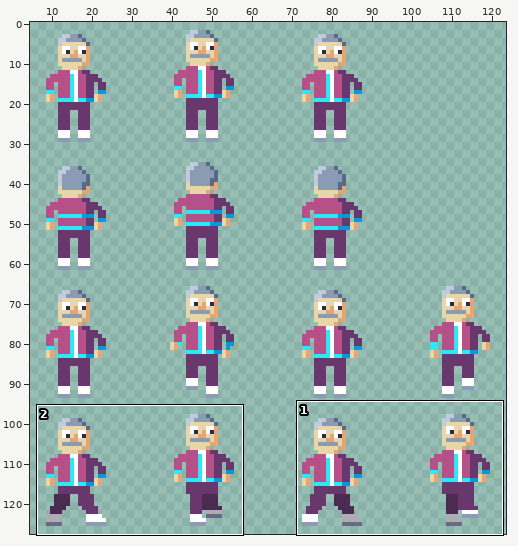
Two states of a pixel-art file, assets/textures/characters/normaali_tuulipuku_32.aseprite. The picture above shows the old version from afar; the outline marks the close-up.
Close-up. Earlier state:
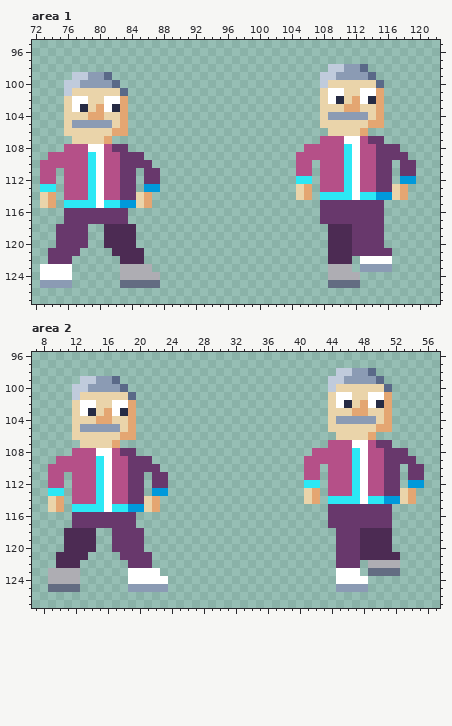
128x128 pixels, 1 frame. Shown: area 1: x 72..122, y 95..127; area 2: x 7..57, y 96..127. The wide view leaves out empty margins.
Now the later version:
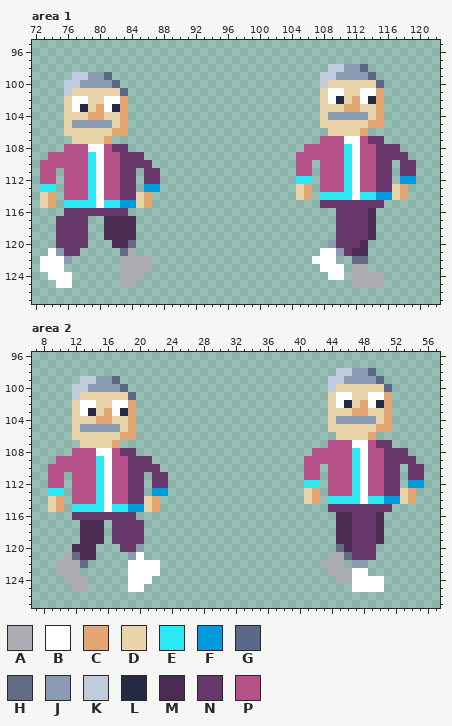
Palette (. is transparent): A #aeadb3  B #ffffff  C #e4a672  D #ead4aa  E #2ce8f5  F #0099db  G #5a6988  H #636c82  J #8b9bb4  K #c0cbdc  L #262b44  M #4c2b53  N #68386c  P #b55088
From old to new:
Changed rows in their new state; - is an unchanged pixel.
Area 1:
first column x 73:
116 -----------------------------------..----M.-
117 --N---..MMMM-----------------------..----M.-
118 ------------------------------------.NN--M.-
119 ------------------------------------.NN--M.-
120 --------.--H------------------------JNN-M..-
121 -BJ------.HA.----------------------BBJNMM...
122 BBBJ------AAAA--------------------BBB..HH...
123 ---.-------------------------------BBB.AA...
124 .------------..---------------------BB.-AAA-
125 ..BB------AA...---------------------...AAAA-
Area 2:
first column x 9:
116 -----------------------------------.MM---M.-
117 ---.MMM.---N-----------------------.MM---M.-
118 --..--M-----------------------------MM-NN-.-
119 --..--M-----------------------------MM-NN-.-
120 --.-----.--J------------------------HM-NN..-
121 -.AH-M---.JB.----------------------AAH-NN...
122 -AAAH-----BBBB--------------------AAA.JJ....
123 .----------------------------------AAA-B....
124 ..--A--------..---------------------AA--BB--
125 ...AA-----BB...---------------------..BBBB--
Boxes around the changes in both close-ups, in picture pixels (x1, y1, x2, y2):
changed: (312, 208, 392, 288)
changed: (40, 216, 160, 288)
changed: (320, 512, 400, 592)
changed: (48, 520, 168, 592)
